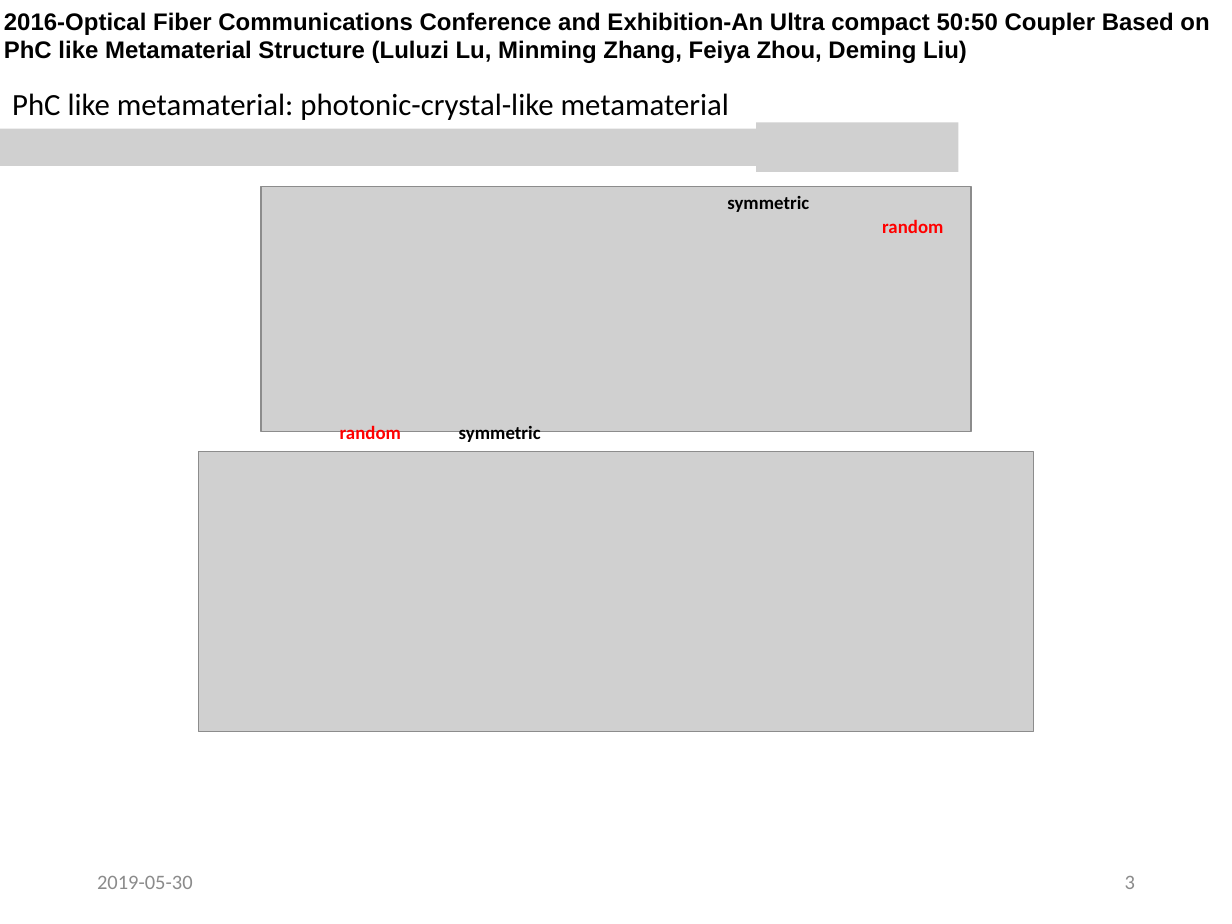
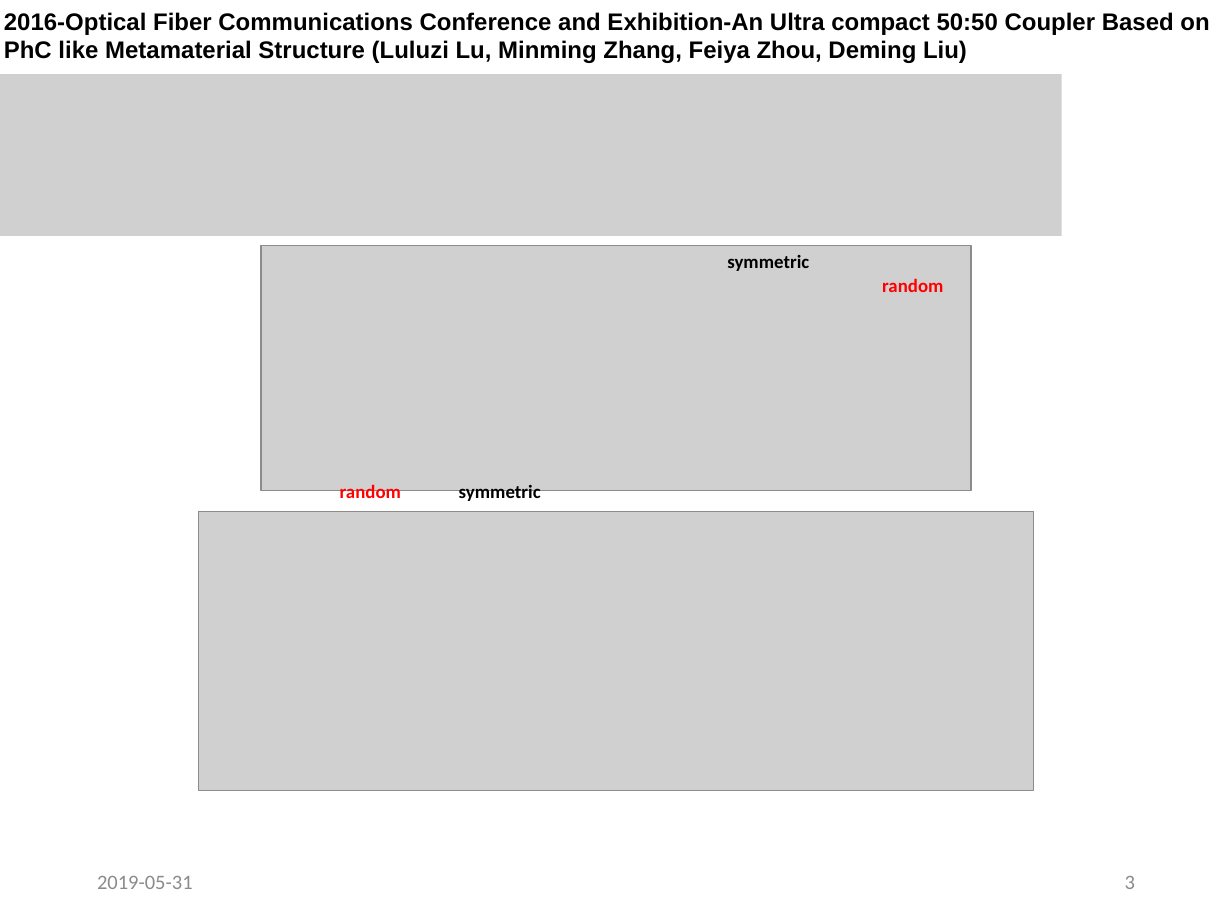
Before and after one commit to jglee96/NBTP_Lab, a slide deck: slide 3 of 랩미팅/201906/190603 Machine Learning 2D structure (Jong).pptx. Drawn at 1232x924 pixels with LibreOffice and Linux fonts; fonts in the diff are those of the drawing; grey boxes stand for pictures. Boxes give left, top, right and bottom in pixels: in the first picture for what was removed or moved away, otherwise in the second. Text is boxed around its words. In the diff, an @@ line names an element or a change of style, - is before the commit and + after.

```diff
--- a/랩미팅/201906/190603 Machine Learning 2D structure (Jong).pptx
+++ b/랩미팅/201906/190603 Machine Learning 2D structure (Jong).pptx
@@ picture added at (x1=0, y1=74, x2=1062, y2=235) @@
@@ text removed at (x1=12, y1=93, x2=729, y2=120) @@
-PhC like metamaterial: photonic-crystal-like metamaterial
@@ picture removed at (x1=0, y1=128, x2=784, y2=165) @@
@@ picture removed at (x1=756, y1=122, x2=958, y2=171) @@
@@ 4 texts, 2 pictures moved together from (x1=198, y1=186, x2=1034, y2=732) to (x1=198, y1=246, x2=1034, y2=791) @@
@@ text at (x1=97, y1=876, x2=193, y2=889): text changed @@
-2019-05-30
+2019-05-31
```
Also in this commit, not shown: 2 other slides changed, 1 other file.
